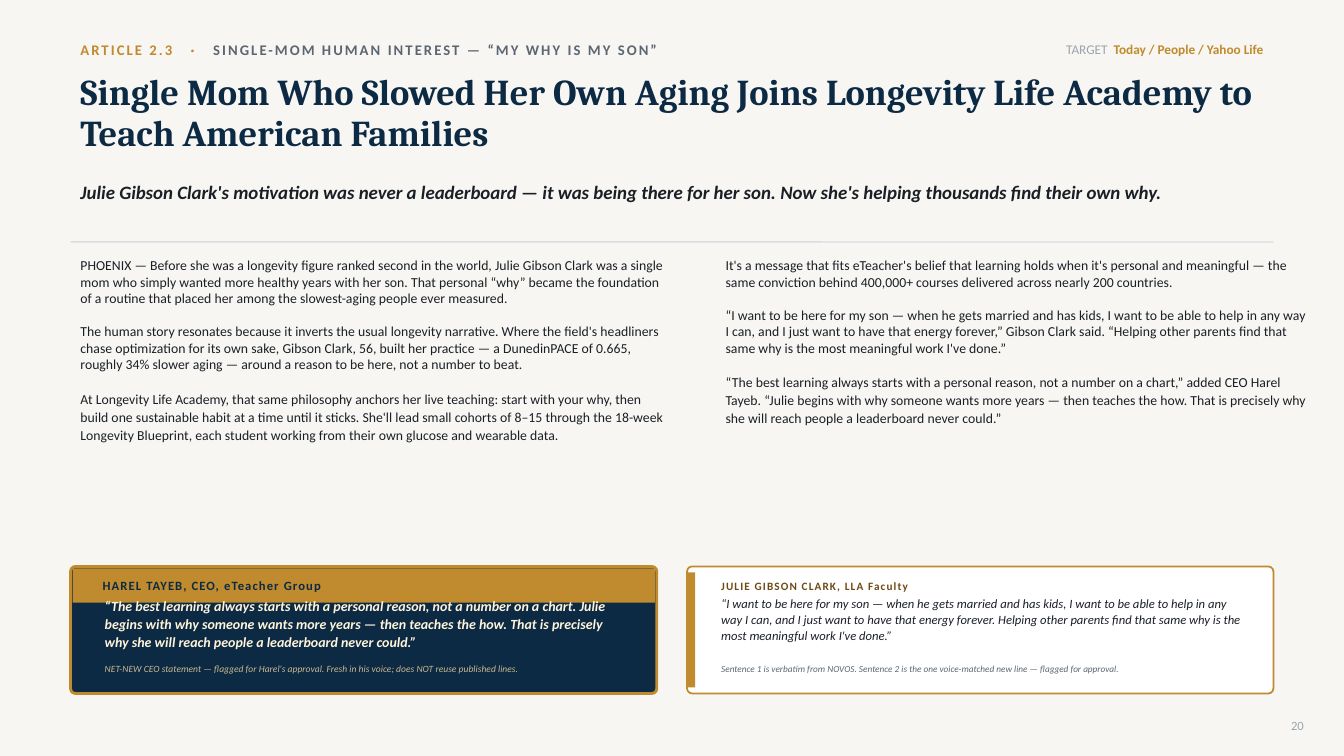
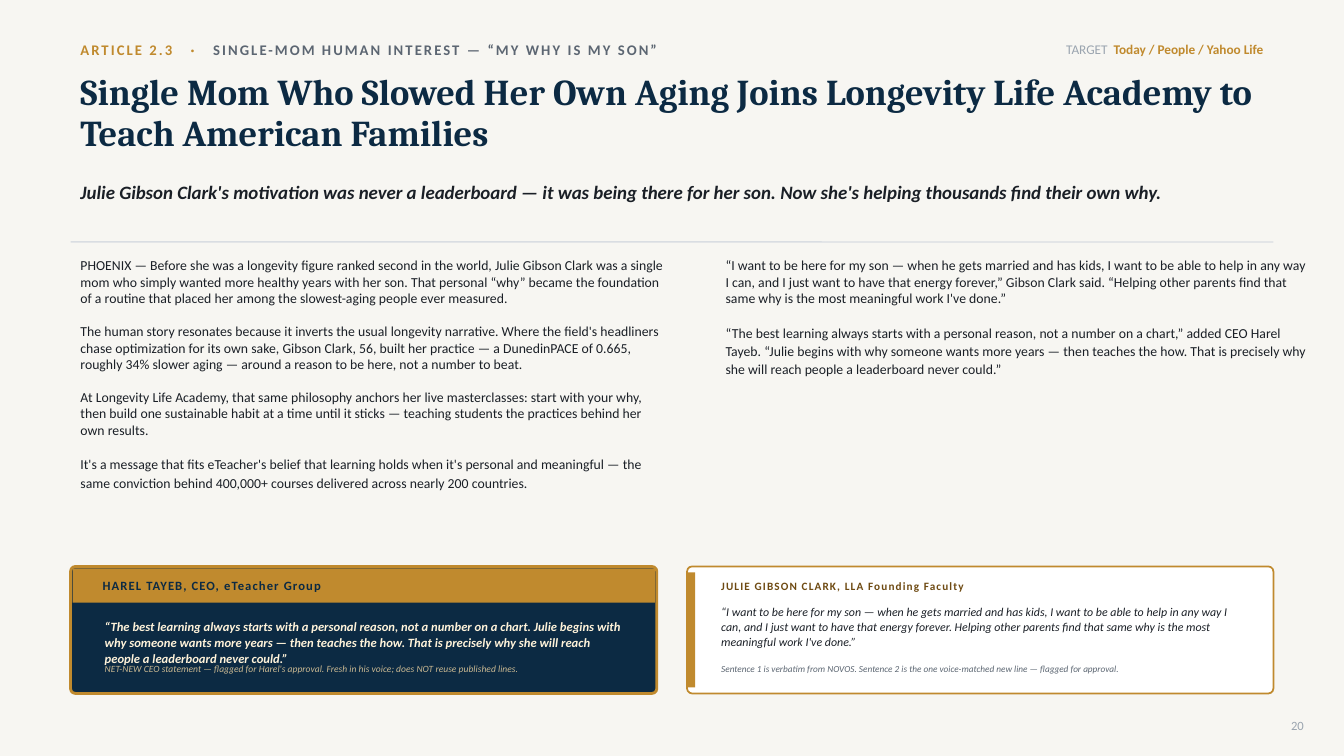
Before and after one commit to gitteromri-ux/eteacher-longevity-pr-campaign, a slide deck: slide 20 of eTeacher_Longevity_PR_Campaign.pptx. Drawn at 1344x756 pixels with LibreOffice and Linux fonts; fonts in the diff are those of the drawing. Boxes give left, top, right and bottom in pixels: in the first picture for what was removed or moved away, otherwise in the second. Text is boxed around its words. In the diff, an @@ line names an element or a change of style, - is before the commit and + after.

Commit message:
Julie = founding faculty teaching masterclasses (not the Blueprint); simplify openings

```diff
--- a/eTeacher_Longevity_PR_Campaign.pptx
+++ b/eTeacher_Longevity_PR_Campaign.pptx
@@ text at [80, 260, 663, 490]: text changed @@
-PHOENIX — Before she was a longevity figure ranked second in the world, Julie Gibson Clark was a single mom who simply wanted more healthy years with her son. That personal “why” became the foundation of a routine that placed her among the slowest-aging people ever measured.
-The human story resonates because it inverts the usual longevity narrative. Where the field's headliners chase optimization for its own sake, Gibson Clark, 56, built her practice — a DunedinPACE of 0.665, roughly 34% slower aging — around a reason to be here, not a number to beat.
-At Longevity Life Academy, that same philosophy anchors her live teaching: start with your why, then build one sustainable habit at a time until it sticks. She'll lead small cohorts of 8–15 through the 18-week Longevity Blueprint, each student working from their own glucose and wearable data.
+PHOENIX — Before she was a longevity figure ranked second in the world, Julie Gibson Clark was a single mom who simply wanted more healthy years with her son. That personal “why” became the foundation of a routine that placed her among the slowest-aging people ever measured.
+The human story resonates because it inverts the usual longevity narrative. Where the field's headliners chase optimization for its own sake, Gibson Clark, 56, built her practice — a DunedinPACE of 0.665, roughly 34% slower aging — around a reason to be here, not a number to beat.
+At Longevity Life Academy, that same philosophy anchors her live masterclasses: start with your why, then build one sustainable habit at a time until it sticks — teaching students the practices behind her own results.
+It's a message that fits eTeacher's belief that learning holds when it's personal and meaningful — the same conviction behind 400,000+ courses delivered across nearly 200 countries.
@@ text at [726, 260, 1306, 377]: text changed @@
-It's a message that fits eTeacher's belief that learning holds when it's personal and meaningful — the same conviction behind 400,000+ courses delivered across nearly 200 countries.
-“I want to be here for my son — when he gets married and has kids, I want to be able to help in any way I can, and I just want to have that energy forever,” Gibson Clark said. “Helping other parents find that same why is the most meaningful work I've done.”
-“The best learning always starts with a personal reason, not a number on a chart,” added CEO Harel Tayeb. “Julie begins with why someone wants more years — then teaches the how. That is precisely why she will reach people a leaderboard never could.”
+“I want to be here for my son — when he gets married and has kids, I want to be able to help in any way I can, and I just want to have that energy forever,” Gibson Clark said. “Helping other parents find that same why is the most meaningful work I've done.”
+“The best learning always starts with a personal reason, not a number on a chart,” added CEO Harel Tayeb. “Julie begins with why someone wants more years — then teaches the how. That is precisely why she will reach people a leaderboard never could.”
@@ text "“I want to be here ..." at [721, 607, 1227, 648]: size 9 to 8.5 pt; line spacing 1.06 to 1.05; vertical alignment middle to top @@
@@ text at [712, 575, 1254, 597]: text changed @@
-JULIE GIBSON CLARK, LLA Faculty
+JULIE GIBSON CLARK, LLA Founding Faculty
@@ text "“The best learning always starts ..." at [105, 622, 620, 666]: size 10 to 9 pt; line spacing 1.08 to 1.05; vertical alignment middle to top @@
```
Also in this commit, not shown: 22 other slides changed, 1 other file.
